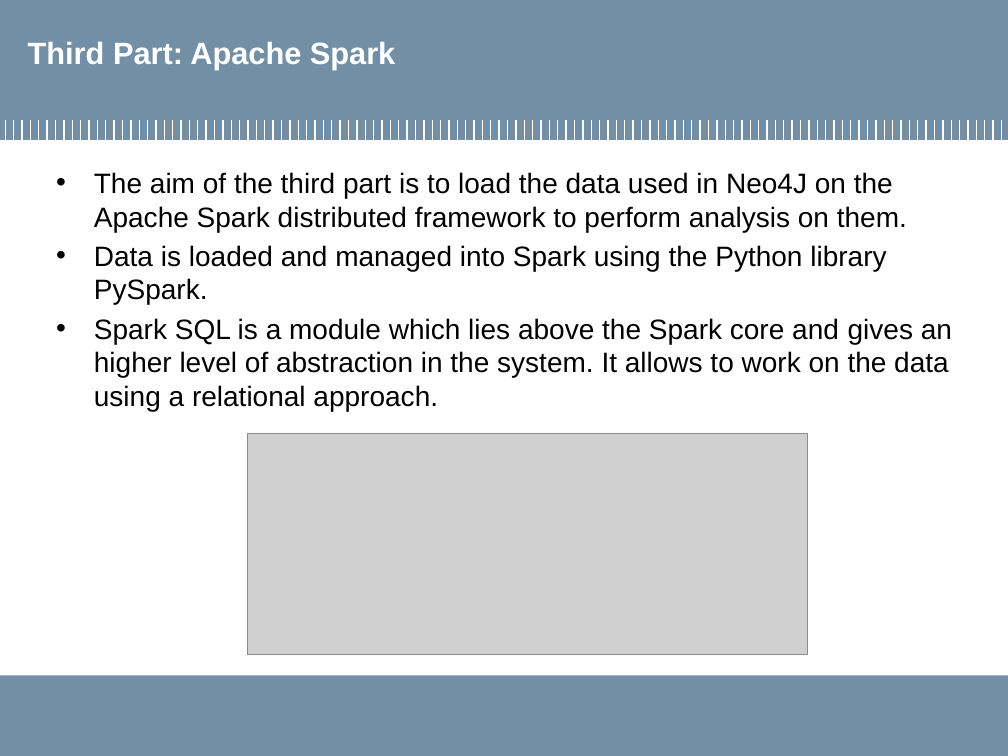
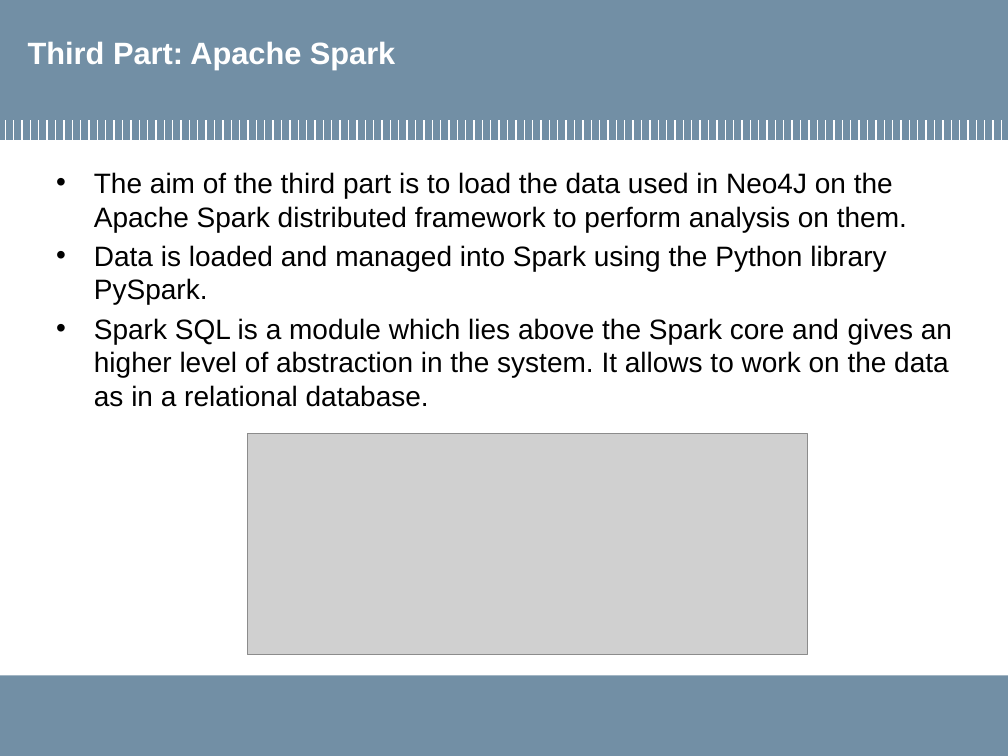
Before and after one commit to MarcoLucaPrevitera/BigData-Project, a slide deck: slide 34 of Presentation/FinalPresentation.pptx. Drawn at 1008x756 pixels with LibreOffice and Linux fonts; fonts in the diff are those of the drawing; grey boxes stand for pictures; background and template pictures are left out. Boxes give left, top, right and bottom in pixels: in the first picture for what was removed or moved away, otherwise in the second. Text is boxed around its words. In the diff, an @@ line names an element or a change of style, - is before the commit and + after.

```diff
--- a/Presentation/FinalPresentation.pptx
+++ b/Presentation/FinalPresentation.pptx
@@ text at (x1=94, y1=318, x2=952, y2=407): text changed @@
-• Spark SQL is a module which lies above the Spark core and gives an higher level of abstraction in the system. It allows to work on the data using a relational approach.
+• Spark SQL is a module which lies above the Spark core and gives an higher level of abstraction in the system. It allows to work on the data as in a relational database.
```
Also in this commit, not shown: 4 other slides changed, 1 other file.
